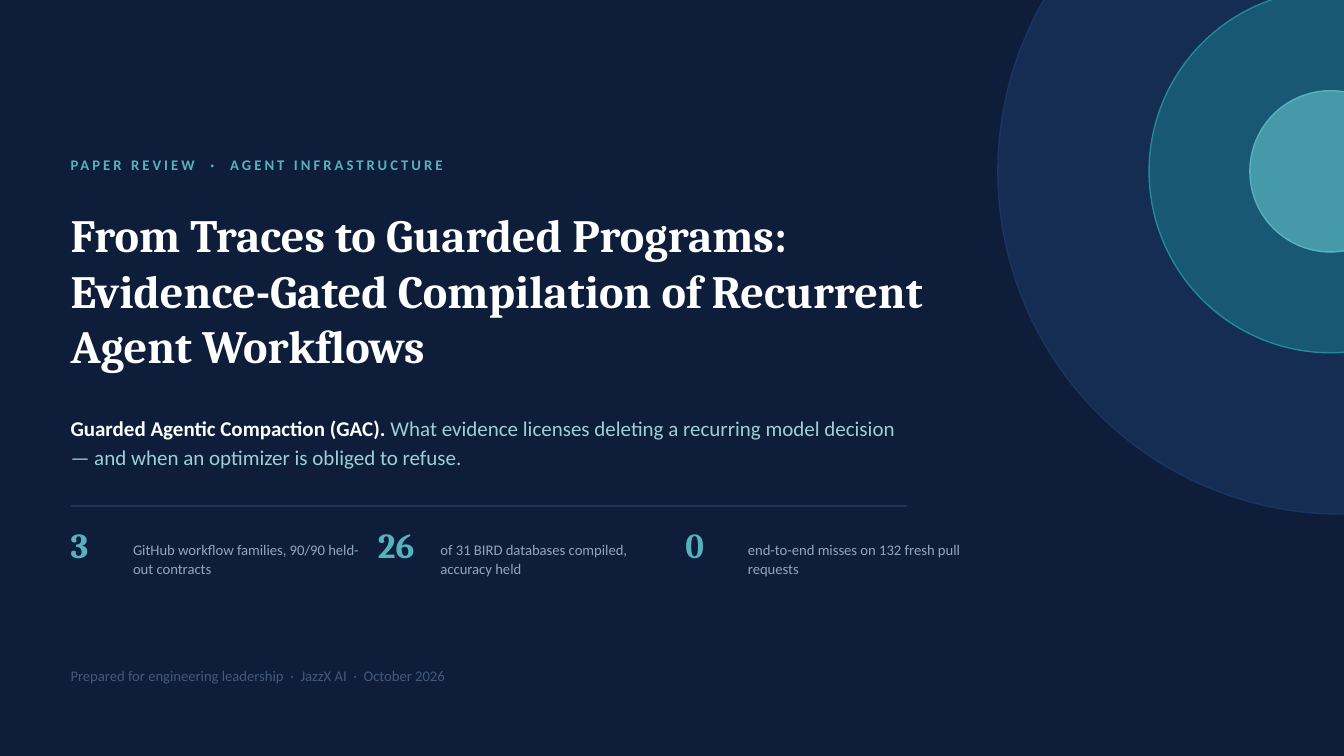
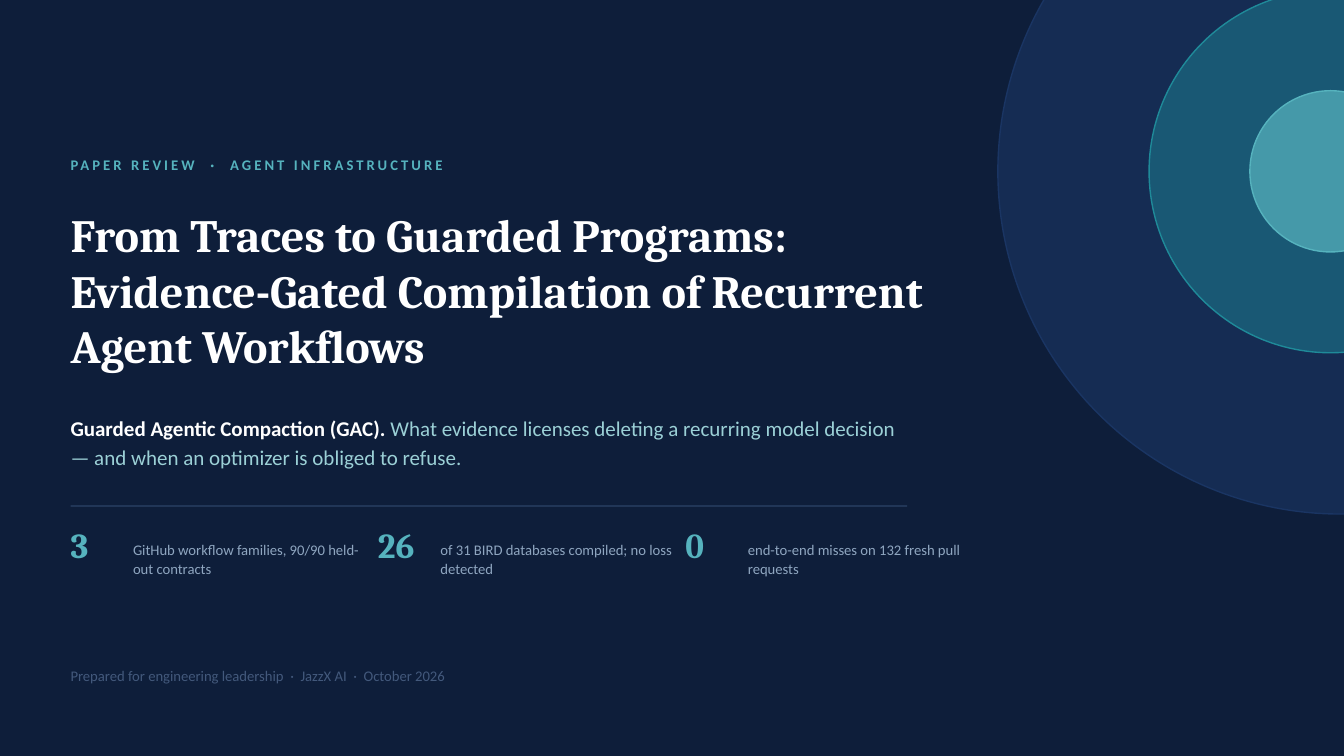
Before and after one commit to rrahimi-uci/guarded-agentic-compaction, a slide deck: slide 1 of paper/slides/compiling-recurrent-agent-workflows-into-guarded-programs-detailed.pptx. Drawn at 1344x756 pixels with LibreOffice and Linux fonts; fonts in the diff are those of the drawing. Boxes give left, top, right and bottom in pixels: in the first picture for what was removed or moved away, otherwise in the second. Text is boxed around its words. In the diff, an @@ line names an element or a change of style, - is before the commit and + after.

```diff
--- a/paper/slides/compiling-recurrent-agent-workflows-into-guarded-programs-detailed.pptx
+++ b/paper/slides/compiling-recurrent-agent-workflows-into-guarded-programs-detailed.pptx
@@ text at box(440, 545, 672, 574): text changed @@
-of 31 BIRD databases compiled, accuracy held
+of 31 BIRD databases compiled; no loss detected
```
Also in this commit, not shown: 3 other slides changed, 3 other files.
